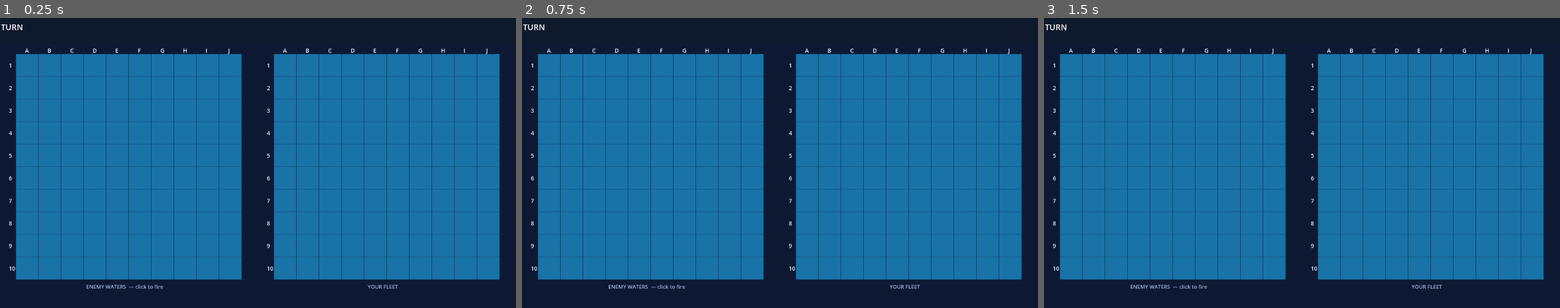
Above: before the commit, frames 1-3 (left to right).
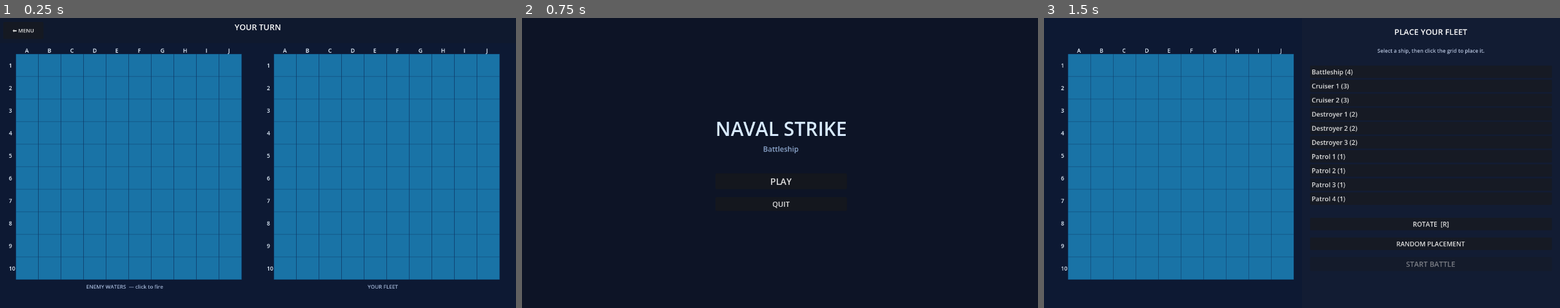
Above: after the commit, the same moments.

Repository: d1pg1/battleship
Game: Godot game, scene res://scenes/battle_screen.tscn
Two runs of this game, one before a commit and one after it. Both use one fixed random seed, a clock stepped at 60 frames per second and the inputs below. This scene is started directly instead of the project's main scene.
Inputs (mouse positions are in pixels of both pictures, inside the frame that each line leads up to):
- Up to frame 1 (0.25 s): no input
- Up to frame 2 (0.75 s): click (547, 29) at 0.5 s, where only the run after the commit has a clickable "⬅ MENU"
- Up to frame 3 (1.5 s): click (1302, 180) at 1.25 s, where only the run after the commit has a clickable "PLAY"

The runs differ from the first frame. In frame 1, 0.2% of the frame differs, in the area x 0-55%, y 2-6%; in frame 2, 69%, in the area x 0-97%, y 2-94%; in frame 3, 39%.

Commit message:
menu improvement

Diff:
--- a/scenes/battle_screen.tscn
+++ b/scenes/battle_screen.tscn
@@ -30,39 +30,49 @@
 hide_ships = false
 is_enemy_grid = false
 
-[node name="HUD" type="Control" parent="."]
+[node name="UILayer" type="CanvasLayer" parent="."]
+
+[node name="HUD" type="Control" parent="UILayer"]
 anchor_right = 1.0
 anchor_bottom = 1.0
 script = ExtResource("4_hud")
 
-[node name="TopBar" type="ColorRect" parent="HUD"]
+[node name="TopBar" type="ColorRect" parent="UILayer/HUD"]
 anchor_right = 1.0
 size = Vector2(1280, 62)
 color = Color(0.06, 0.10, 0.18, 0.96)
 
-[node name="TurnLabel" type="Label" parent="HUD"]
+[node name="MenuButton" type="Button" parent="UILayer/HUD"]
+offset_left = 8.0
+offset_right = 108.0
+offset_top = 10.0
+offset_bottom = 52.0
+text = "⬅ MENU"
+theme_override_font_sizes/font_size = 13
+
+[node name="TurnLabel" type="Label" parent="UILayer/HUD"]
 anchor_left = 0.5
 anchor_right = 0.5
-offset_left = -120.0
-offset_right = 120.0
+offset_left = -140.0
+offset_right = 140.0
 offset_top = 8.0
 offset_bottom = 36.0
 text = "YOUR TURN"
 horizontal_alignment = 1
 theme_override_font_sizes/font_size = 20
 
-[node name="FeedbackLabel" type="Label" parent="HUD"]
+[node name="FeedbackLabel" type="Label" parent="UILayer/HUD"]
 anchor_left = 0.5
 anchor_right = 0.5
-offset_left = -120.0
-offset_right = 120.0
+offset_left = -140.0
+offset_right = 140.0
 offset_top = 34.0
 offset_bottom = 62.0
 text = ""
 horizontal_alignment = 1
 theme_override_font_sizes/font_size = 18
 
-[node name="SunkLabel" type="Label" parent="HUD"]
+[node name="SunkLabel" type="Label" parent="UILayer/HUD"]
 anchor_left = 1.0
 anchor_right = 1.0
 offset_left = -260.0
@@ -73,7 +83,7 @@
 horizontal_alignment = 1
 theme_override_font_sizes/font_size = 16
 
-[node name="EnemyLabel" type="Label" parent="HUD"]
+[node name="EnemyLabel" type="Label" parent="UILayer/HUD"]
 offset_left = 20.0
 offset_right = 600.0
 offset_top = 658.0
@@ -83,7 +93,7 @@
 theme_override_font_sizes/font_size = 13
 modulate = Color(0.65, 0.72, 0.85, 1)
 
-[node name="PlayerLabel" type="Label" parent="HUD"]
+[node name="PlayerLabel" type="Label" parent="UILayer/HUD"]
 offset_left = 660.0
 offset_right = 1240.0
 offset_top = 658.0
--- a/scripts/battle_screen.gd
+++ b/scripts/battle_screen.gd
@@ -3,6 +3,7 @@
 @onready var _ai_controller: AIController    = $AIController
 @onready var _enemy_grid: GridDisplay        = $EnemyGridDisplay
 @onready var _player_grid: GridDisplay       = $PlayerGridDisplay
+@onready var _menu_btn: Button               = $UILayer/HUD/MenuButton
 
 func _ready() -> void:
 	# Wire boards to grid displays
@@ -26,11 +27,16 @@
 	# Connect fire input
 	_enemy_grid.cell_tapped.connect(GameManager.player_fire)
 
-	# Connect game-over transition
+	# Connect game-over transition and menu button
 	GameManager.game_ended.connect(_on_game_ended)
+	_menu_btn.pressed.connect(_on_menu_pressed)
 
 	# Start the battle (PLAYER_TURN state + signal)
 	GameManager.start_battle(_ai_controller)
 
 func _on_game_ended(_winner: String) -> void:
 	get_tree().call_deferred("change_scene_to_file", "res://scenes/result_screen.tscn")
+
+func _on_menu_pressed() -> void:
+	GameManager.reset()
+	get_tree().call_deferred("change_scene_to_file", "res://scenes/main_menu.tscn")
